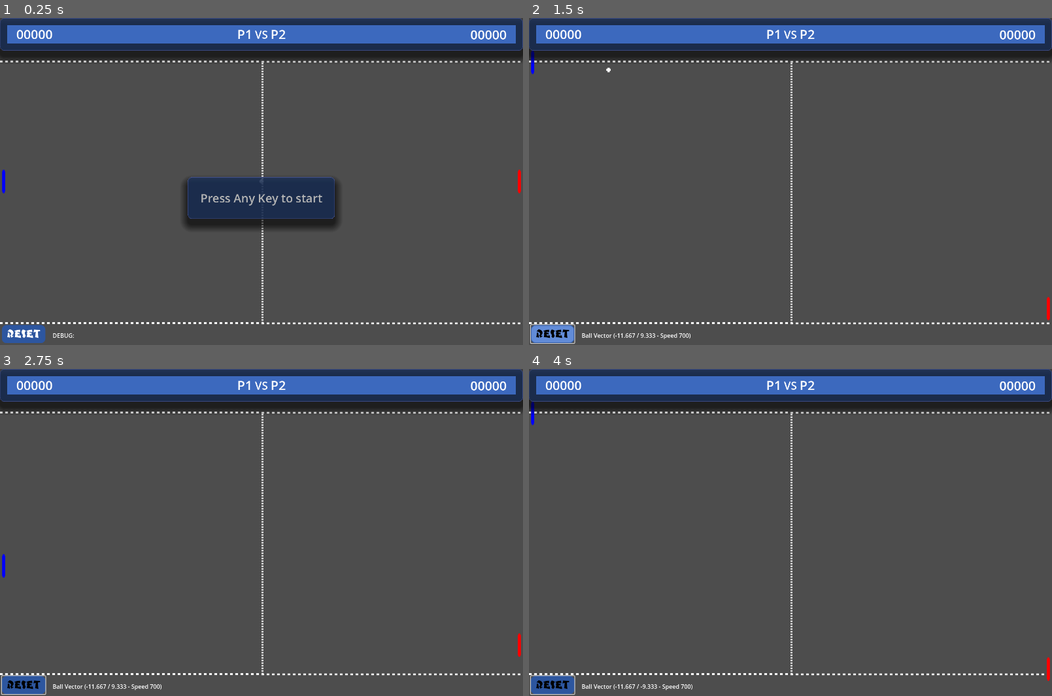
Above: before the commit, frames 1-4 (two rows, left to right).
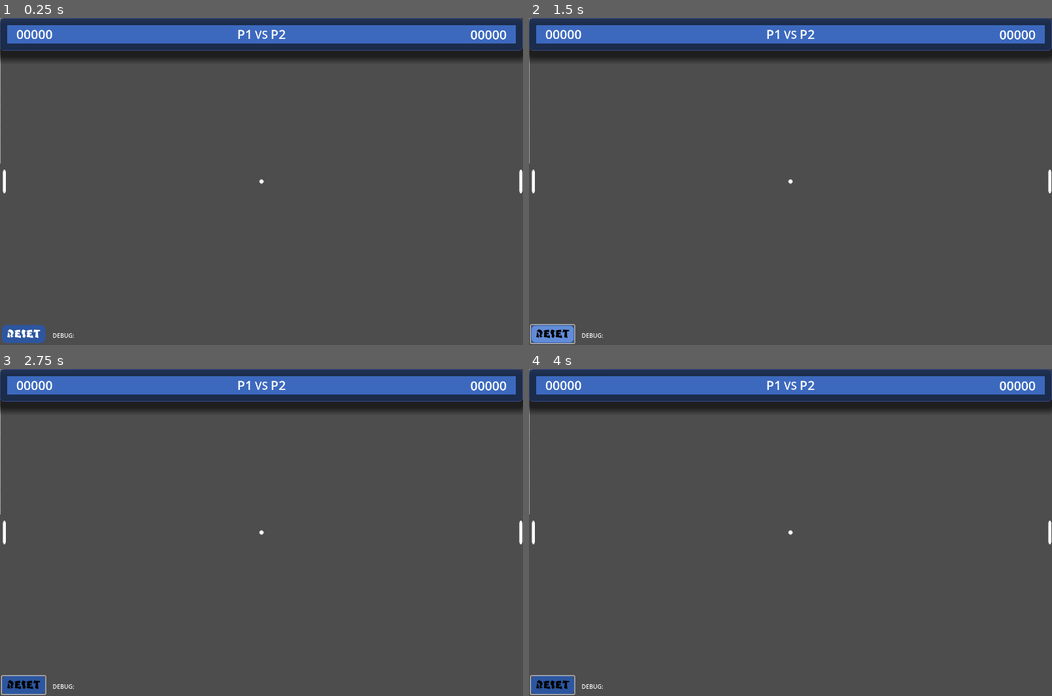
Above: after the commit, the same moments.

Repository: Fox-Alpha/Pong_Godot_4_Multiplayer
Game: Godot game, scene res://scenes/game/pong.tscn
Same seed, same stepped clock (60 frames per second), same inputs: the game is played once before the commit and once after it. This scene is started directly instead of the project's main scene.
Inputs (mouse positions are in pixels of both pictures, inside the frame that each line leads up to):
- Up to frame 1 (0.25 s): no input
- Up to frame 2 (1.5 s): tap Enter at 0.5 s; move the mouse to (790, 197) at 0.52 s; hold W (p1_up) 0.53-1.25 s; hold Down (p2_down) 0.53-1.25 s; click (790, 197) at 0.67 s; click "RESET" at 1.25 s
- Up to frame 3 (2.75 s): move the mouse to (156, 548) at 2.02 s; hold S (p1_down) from 2.03 s (still down); tap Up (p2_up) at 2.1 s
- Up to frame 4 (4 s): move the mouse to (842, 460) at 2.77 s; release S (p1_down) at 2.78 s; hold Down (p2_down) 2.78-3.53 s; hold W (p1_up) from 2.78 s (still down); move the mouse to (764, 597) at 3.52 s; tap Up (p2_up) at 3.6 s; click (764, 597) at 3.67 s

The runs differ from the first frame. In frame 1, 5.6% of the frame differs, in the area x 0-100%, y 0-94%; in frame 2, 1.3%; in frame 3, 1.3%; in frame 4, 1.3%.
Error before the commit: Invalid access to property or key 'Left_Player_Scored' on a base object of type 'Nil'. (res://scenes/game/ingame_ui/ui.gd:31)
Error after the commit: Parse Error: Identifier "_Game_Max_Score_Reached" not declared in the current scope. (res://scripts/globals.gd:93)

Commit message:
Add: Added Gamestates for maxscore and maxround

Diff:
--- a/scenes/game/ingame_ui/panel_container_center_messages.gd
+++ b/scenes/game/ingame_ui/panel_container_center_messages.gd
@@ -26,6 +26,12 @@
 			pass
 		Game.GameStates.GAMEWAITFORSTART:
 			_Set_Center_Message(ANYKEYMESSAGE)
+			visible = true
+			pass
+		Game.GameStates.GAMEMAXSCORE:
+			pass
+		Game.GameStates.GAMEMAXROUND:
+			_Set_Center_Message(NEXTROUND)
 			visible = true
 			pass
 		Game.GameStates.GAMEOVER:
--- a/scenes/game/ingame_ui/ui.gd
+++ b/scenes/game/ingame_ui/ui.gd
@@ -21,6 +21,10 @@
 			pass
 		Game.GameStates.GAMEISSTARTED:
 			Next_Round_Started()
+			pass
+		Game.GameStates.GAMEMAXSCORE:
+			pass
+		Game.GameStates.GAMEMAXROUND:
 			pass
 		Game.GameStates.GAMEOVER:
 			pass
--- a/scenes/game/playground/ball/ball.gd
+++ b/scenes/game/playground/ball/ball.gd
@@ -27,6 +27,10 @@
 			reset_ball_position()
 			pass
 		Game.GameStates.GAMEISSTARTED:
+			pass
+		Game.GameStates.GAMEMAXSCORE:
+			pass
+		Game.GameStates.GAMEMAXROUND:
 			pass
 		Game.GameStates.GAMEOVER:
 			pass
--- a/scenes/game/playground/paddle/paddle_controller.gd
+++ b/scenes/game/playground/paddle/paddle_controller.gd
@@ -45,6 +45,10 @@
 			pass
 		Game.GameStates.GAMEISSTARTED:
 			pass
+		Game.GameStates.GAMEMAXSCORE:
+			pass
+		Game.GameStates.GAMEMAXROUND:
+			pass
 		Game.GameStates.GAMEOVER:
 			pass
 
--- a/scenes/game/pong.gd
+++ b/scenes/game/pong.gd
@@ -37,6 +37,10 @@
 		Game.GameStates.GAMEWAITFORSTART:
 			pass
 		Game.GameStates.GAMEISSTARTED:
+			pass
+		Game.GameStates.GAMEMAXSCORE:
+			pass
+		Game.GameStates.GAMEMAXROUND:
 			pass
 		Game.GameStates.GAMEOVER:
 			pass
--- a/scripts/globals.gd
+++ b/scripts/globals.gd
@@ -20,6 +20,8 @@
 	GAMEINITIALIZED,
 	GAMEWAITFORSTART,
 	GAMEISSTARTED,
+	GAMEMAXSCORE,
+	GAMEMAXROUND,
 	GAMEOVER,
 }
 var GameState : GameStates = GameStates.NOTDEFINED
@@ -42,6 +44,8 @@
 #region Signals
 signal Game_Window_Size_Changed
 signal Game_State_Changed(gs : GameStates)
+signal Game_Max_Score_Reached
+signal Game_Max_Round_Reached
 
 signal Register_Game_Logic(instanceid : int)
 signal Register_UI_Manager(instanceid : int)
@@ -65,6 +69,8 @@
 
 
 func _Game_State_Has_Changed(new_gs : Game.GameStates) -> void:
+	if GameState == new_gs: return
+
 	GameState = new_gs
 	print("Global Szene => _Game_State_Has_Changed(GS:%s)" % Game.GameStates.keys()[new_gs])
 	match new_gs:
@@ -84,28 +90,35 @@
 
 
 func _Connect_Signals() -> void:
+	Game_Max_Score_Reached.connect(_Game_Max_Score_Reached)
+	Game_Max_Round_Reached.connect(_Game_Max_Round_Reached)
 	pass
 
 
 func _Register_SCORE_Manager(IID : int) -> void:
-	print("Global => _Register_SCORE_Manager()")
 	if is_instance_id_valid(IID):
+		print("Global => _Register_SCORE_Manager()")
 		Scr_Manager = instance_from_id(IID)
-		pass
+	else:
+		Game_State_Changed.emit(GameStates.GAMELOADINGERROR)
+		print("Global => ERROR: _Register_SCORE_Manager()")
 
 
 func _Register_UI_Manager(IID : int) -> void:
-	print("Global => _Register_UI_Manager()")
 	if is_instance_id_valid(IID):
+		print("Global => _Register_UI_Manager()")
 		UI_Manager = instance_from_id(IID)
-		pass
-
+	else:
+		Game_State_Changed.emit(GameStates.GAMELOADINGERROR)
+		print("Global => ERROR: _Register_UI_Manager()")
 
 func _Register_Game_Logic(IID : int) -> void:
-	print("Global => _Register_Game_Logic()")
 	if is_instance_id_valid(IID):
+		print("Global => _Register_Game_Logic()")
 		GameLogic = instance_from_id(IID)
-		pass
+	else:
+		Game_State_Changed.emit(GameStates.GAMELOADINGERROR)
+		print("Global => ERROR: _Register_Game_Logic()")
 
 ########
 
